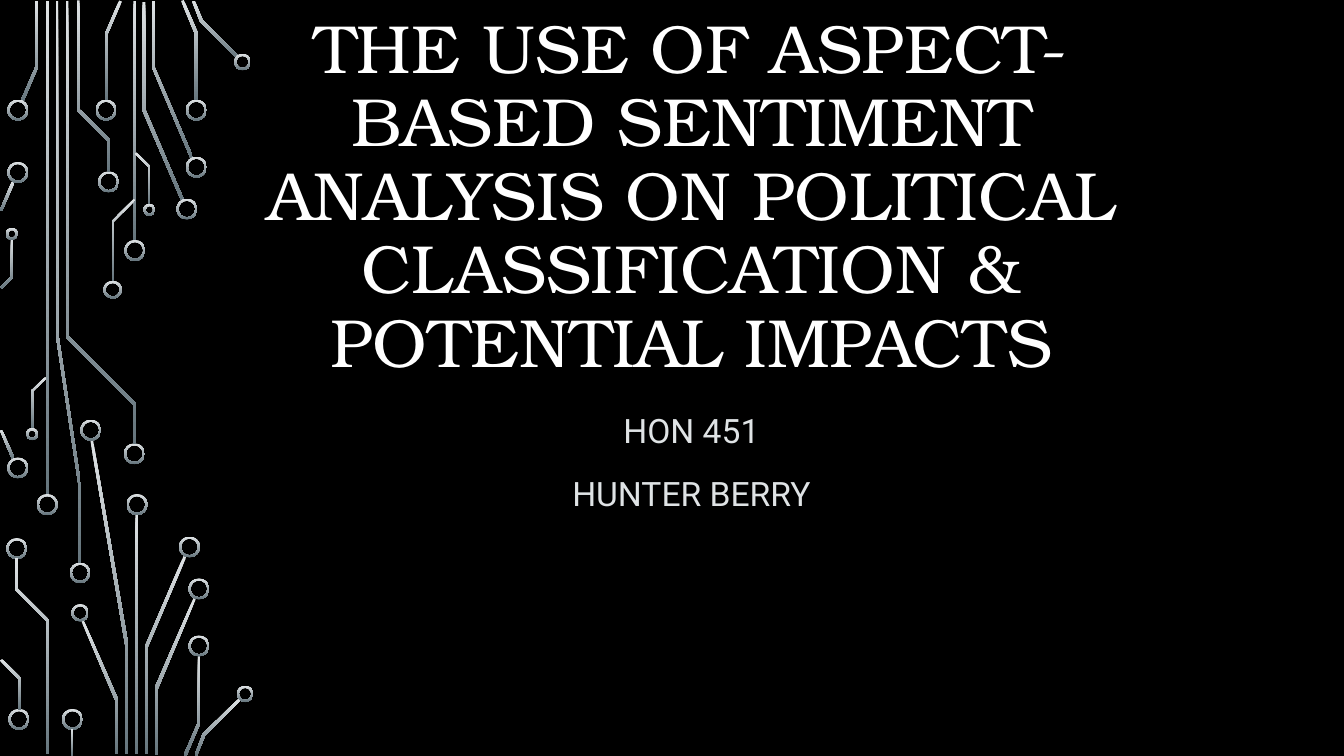
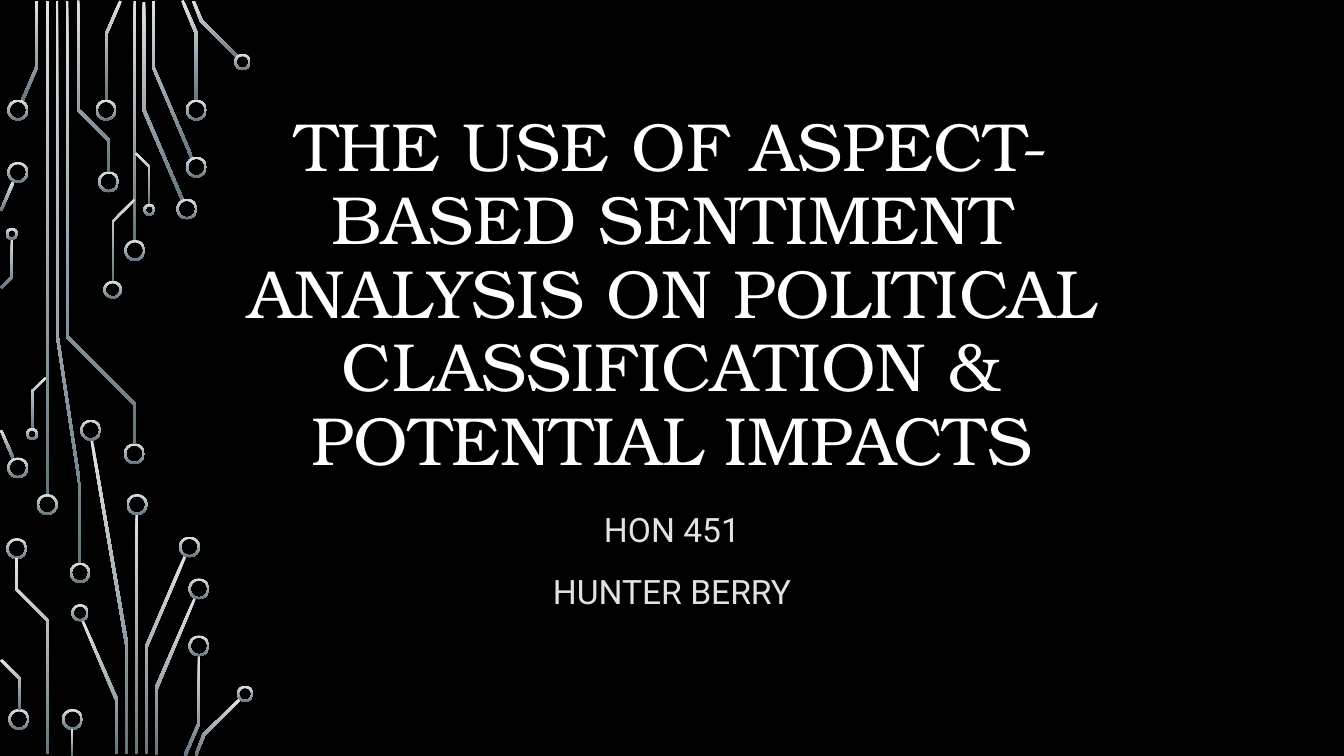
Before and after one commit to HunBurry/hon450-451, a slide deck: slide 1 of docs/Honors Thesis Presentation.pptx. Drawn at 1344x756 pixels with LibreOffice and Linux fonts; fonts in the diff are those of the drawing; background and template pictures are left out. Boxes give left, top, right and bottom in pixels: in the first picture for what was removed or moved away, otherwise in the second. Text is boxed around its words. In the diff, an @@ line names an element or a change of style, - is before the commit and + after.

```diff
--- a/docs/Honors Thesis Presentation.pptx
+++ b/docs/Honors Thesis Presentation.pptx
@@ title "THE USE OF ASPECT-BASED SENTIMENT ...": place and size @@
-title "THE USE OF ASPECT-BASED SENTIMENT ..." at bbox=[268, 25, 1116, 368]
+title "THE USE OF ASPECT-BASED SENTIMENT ..." at bbox=[248, 123, 1096, 466]
@@ subtitle "HON 451": place and size @@
-subtitle "HON 451" at bbox=[572, 418, 811, 507]
+subtitle "HON 451" at bbox=[553, 517, 791, 605]
```
Also in this commit, not shown: 2 other files.
